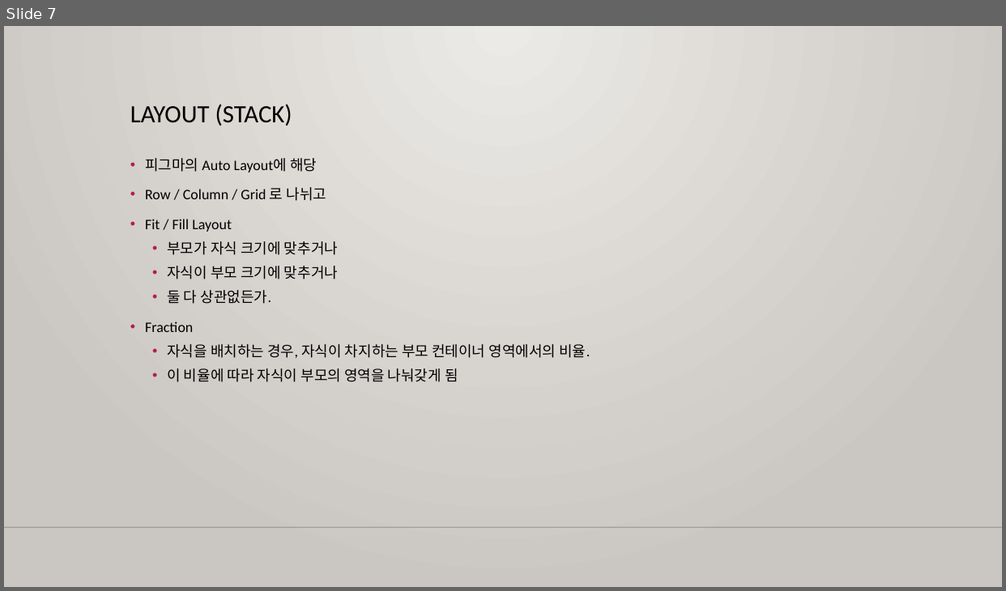
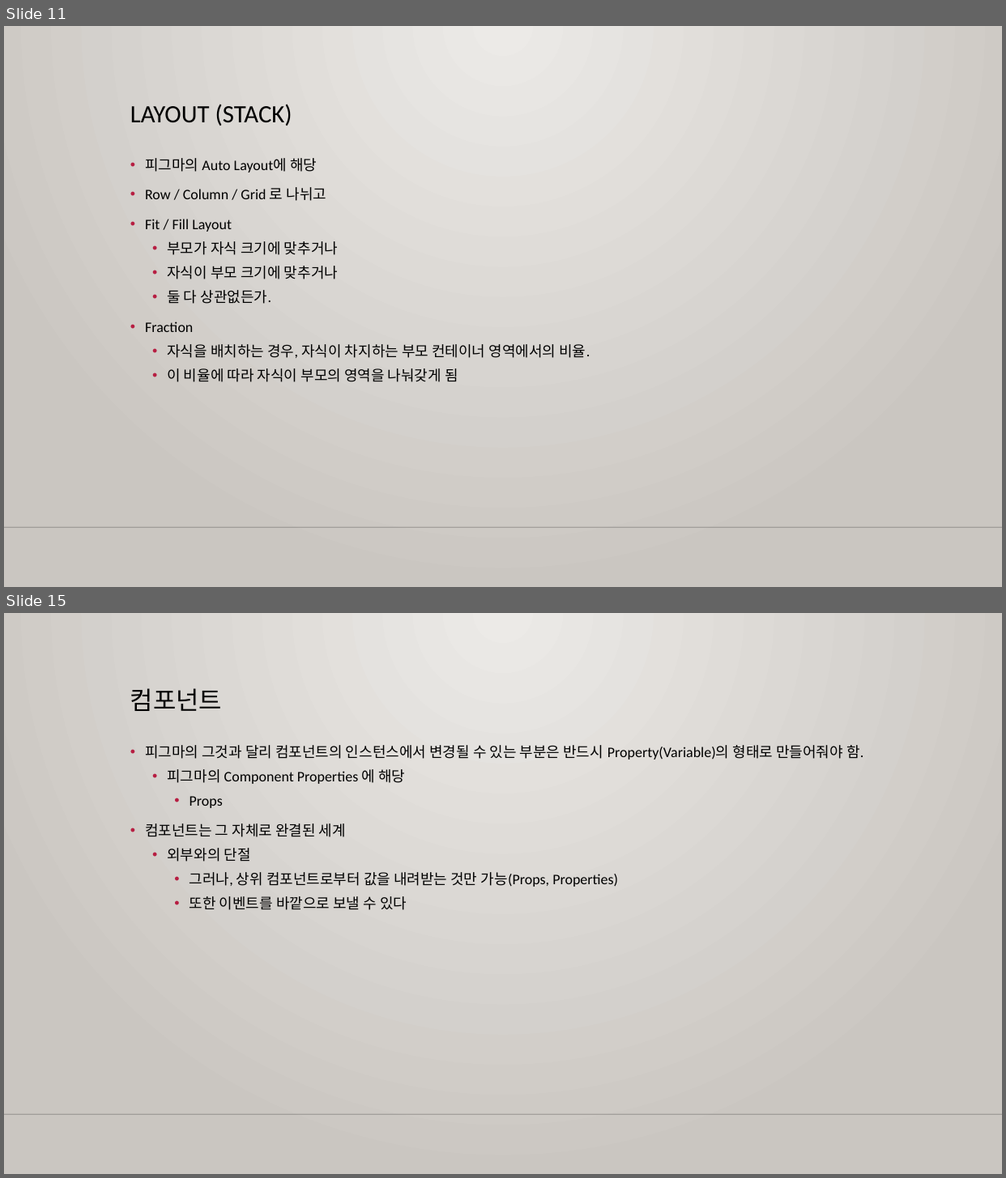
Before and after one commit to m00nlygreat/obsidian-vault, a slide deck: 노코드 엔지니어링/프레이머로 블로그 만들기.pptx. Shown one above the other, each under a label of ours: slide 7 before the commit, slides 11 and 15 after it; the slides between them are not shown. The pictures are 1006x591 and 1006x1178 pixels, drawn with LibreOffice and Linux fonts; fonts in the diff are those of the drawing; background and template pictures are left out. Boxes give left, top, right and bottom in pixels: in the first picture for what was removed or moved away, otherwise in the second. Text is boxed around its words. In the diff, an @@ line names an element or a change of style, - is before the commit and + after.

Commit message:
백업 완료: 2023-11-26 04:40:07
Affected files:
.obsidian/workspace.json
노코드 엔지니어링/노코드 최강자 버블.md
노코드 엔지니어링/프레이머로 블로그 만들기.md
노코드 엔지니어링/프레이머로 블로그 만들기.pptx

```diff
--- a/노코드 엔지니어링/프레이머로 블로그 만들기.pptx
+++ b/노코드 엔지니어링/프레이머로 블로그 만들기.pptx
@@ slide 15 added at (x1=4, y1=613, x2=1002, y2=1174), background gradient #ECEAE7 to #CAC7C1; not listed: 1 template element that a slide beside it also shows @@
@@ title added at (x1=130, y1=688, x2=222, y2=711), 24 pt, text #000000 @@
+컴포넌트
@@ text added at (x1=145, y1=745, x2=863, y2=910), 14 pt, text #000000 @@
+• 피그마의 그것과 달리 컴포넌트의 인스턴스에서 변경될 수 있는 부분은 반드시 Property(Variable)의 형태로 만들어줘야 함.
+  • 피그마의 Component Properties 에 해당
+    • Props
+• 컴포넌트는 그 자체로 완결된 세계
+  • 외부와의 단절
+    • 그러나, 상위 컴포넌트로부터 값을 내려받는 것만 가능(Props, Properties)
+    • 또한 이벤트를 바깥으로 보낼 수 있다
@@ what was slide 7 is now slide 11 @@
```
Also in this commit, not shown: 4 slides changed, 6 other slides added, 3 other files.
